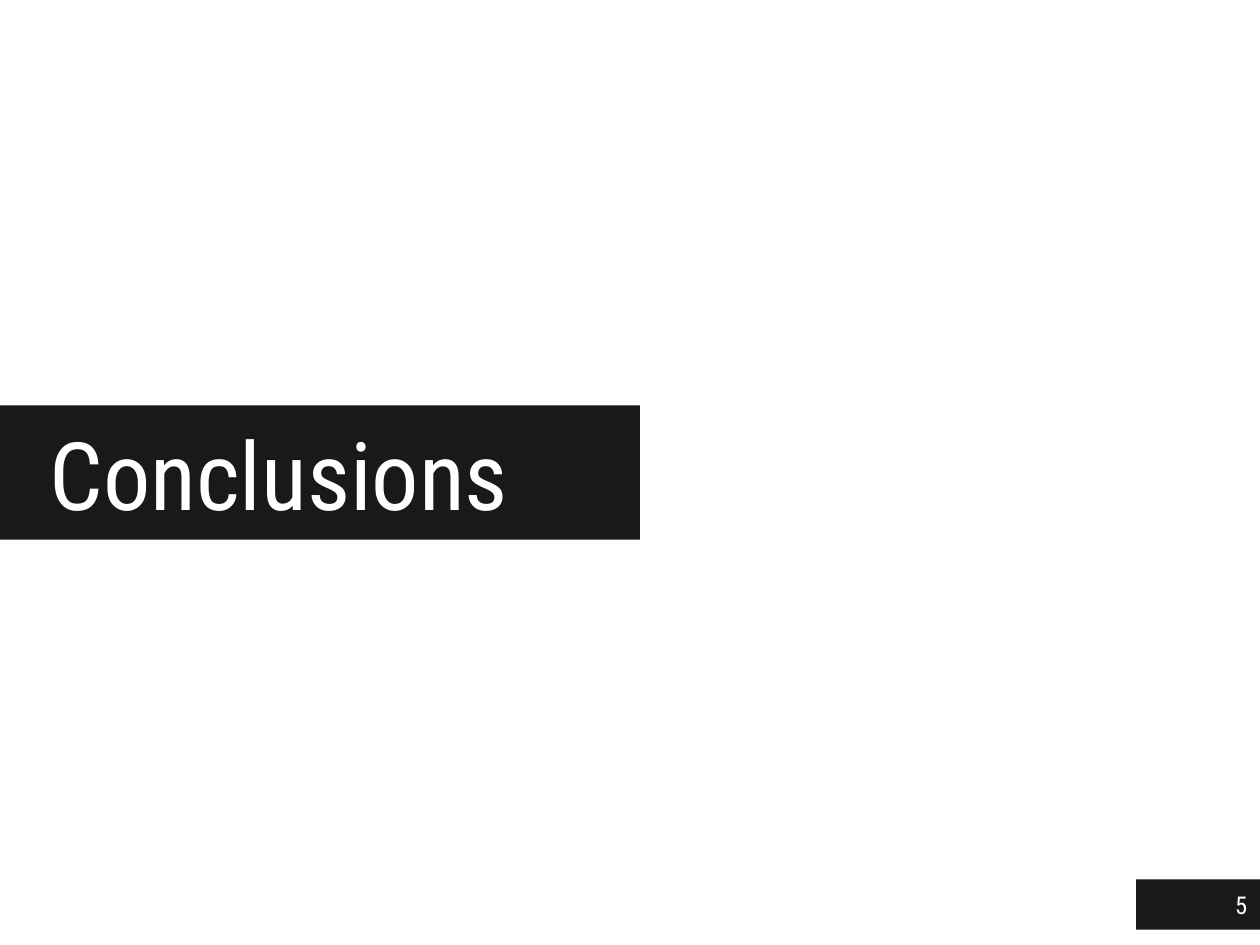
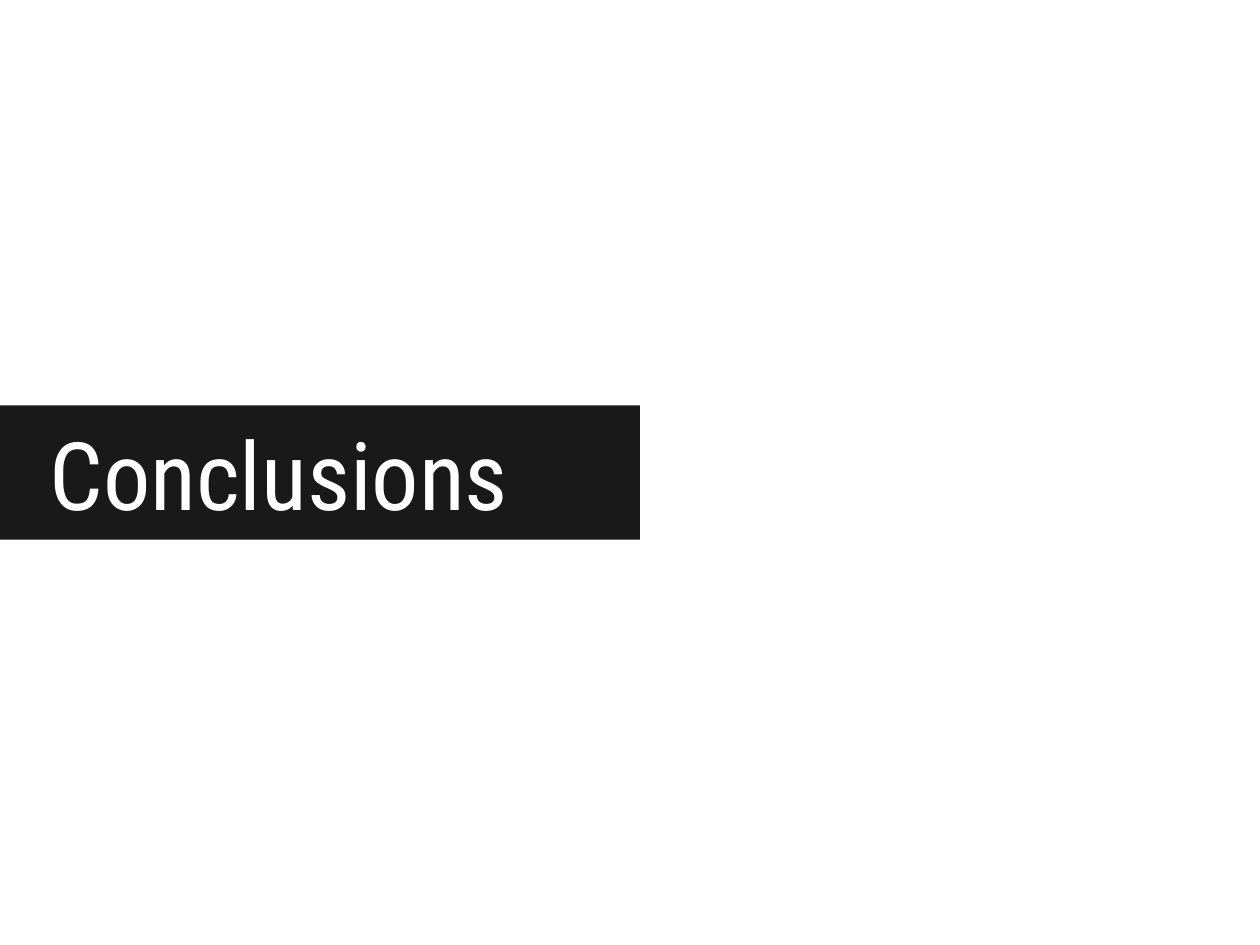
Before and after one commit to jgradim/thesis, a slide deck: slide 5 of presentations/thesis.pptx. Drawn at 1260x945 pixels with LibreOffice and Linux fonts; fonts in the diff are those of the drawing; background and template pictures are left out. Boxes give left, top, right and bottom in pixels: in the first picture for what was removed or moved away, otherwise in the second. Text is boxed around its words. In the diff, an @@ line names an element or a change of style, - is before the commit and + after.

```diff
--- a/presentations/thesis.pptx
+++ b/presentations/thesis.pptx
@@ page number removed at box(1137, 879, 1260, 930) @@
-5
```
Also in this commit, not shown: 3 other slides changed, 3 other files.
